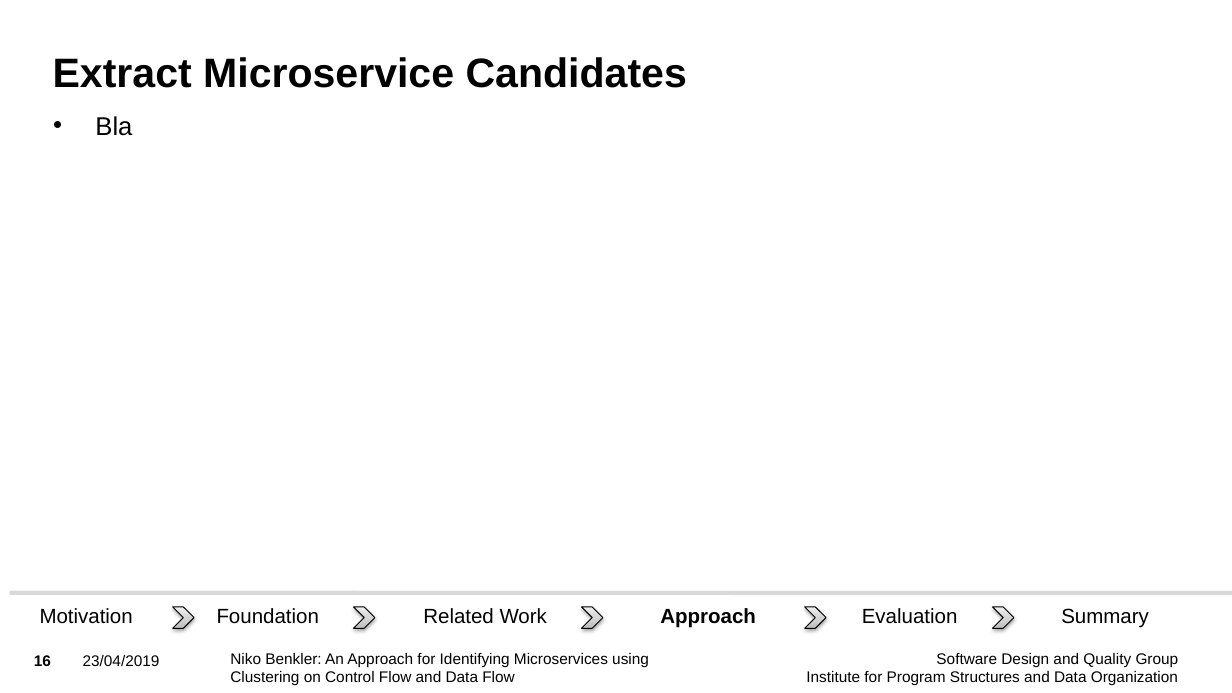
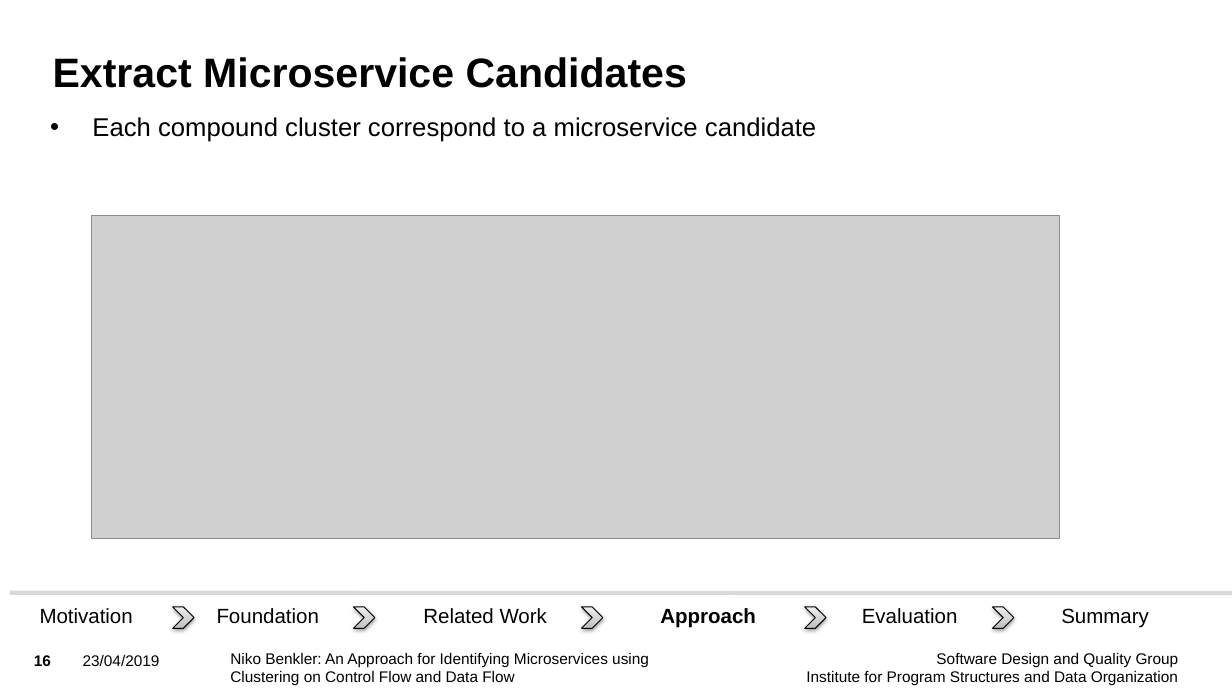
Before and after one commit to Benkler/BA, a slide deck: slide 16 of Vortrag/BA_Niko_Benkler_Presentation.pptx. Drawn at 1232x693 pixels with LibreOffice and Linux fonts; fonts in the diff are those of the drawing; grey boxes stand for pictures; background and template pictures are left out. Boxes give left, top, right and bottom in pixels: in the first picture for what was removed or moved away, otherwise in the second. Text is boxed around its words. In the diff, an @@ line names an element or a change of style, - is before the commit and + after.

```diff
--- a/Vortrag/BA_Niko_Benkler_Presentation.pptx
+++ b/Vortrag/BA_Niko_Benkler_Presentation.pptx
@@ text added at [92, 117, 816, 142], 20 pt, text #000000 @@
+• Each compound cluster correspond to a microservice candidate
@@ text removed at [95, 116, 132, 136] @@
-• Bla
@@ picture added at [91, 215, 1060, 539] @@
```
Also in this commit, not shown: 16 other slides changed, 3 slides removed, 8 other files.
